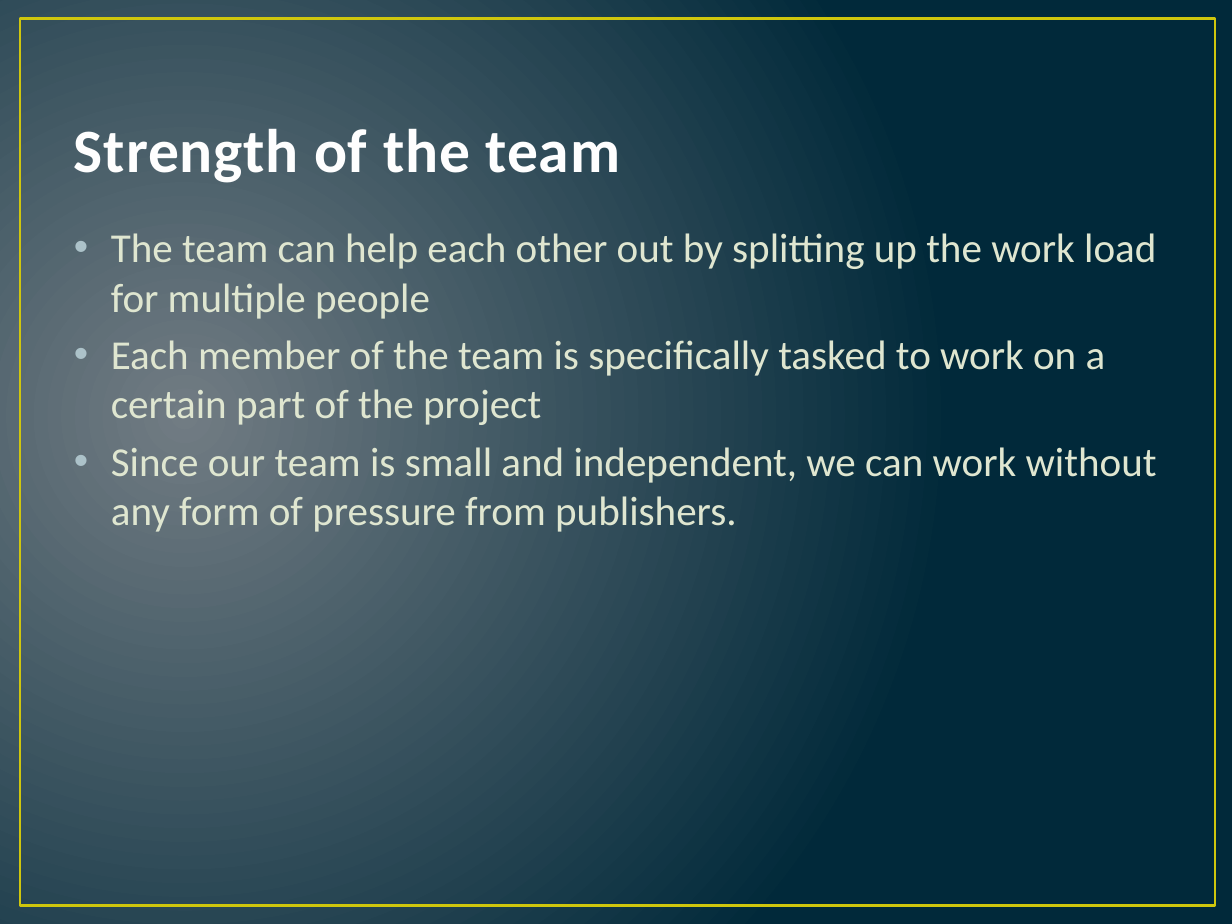
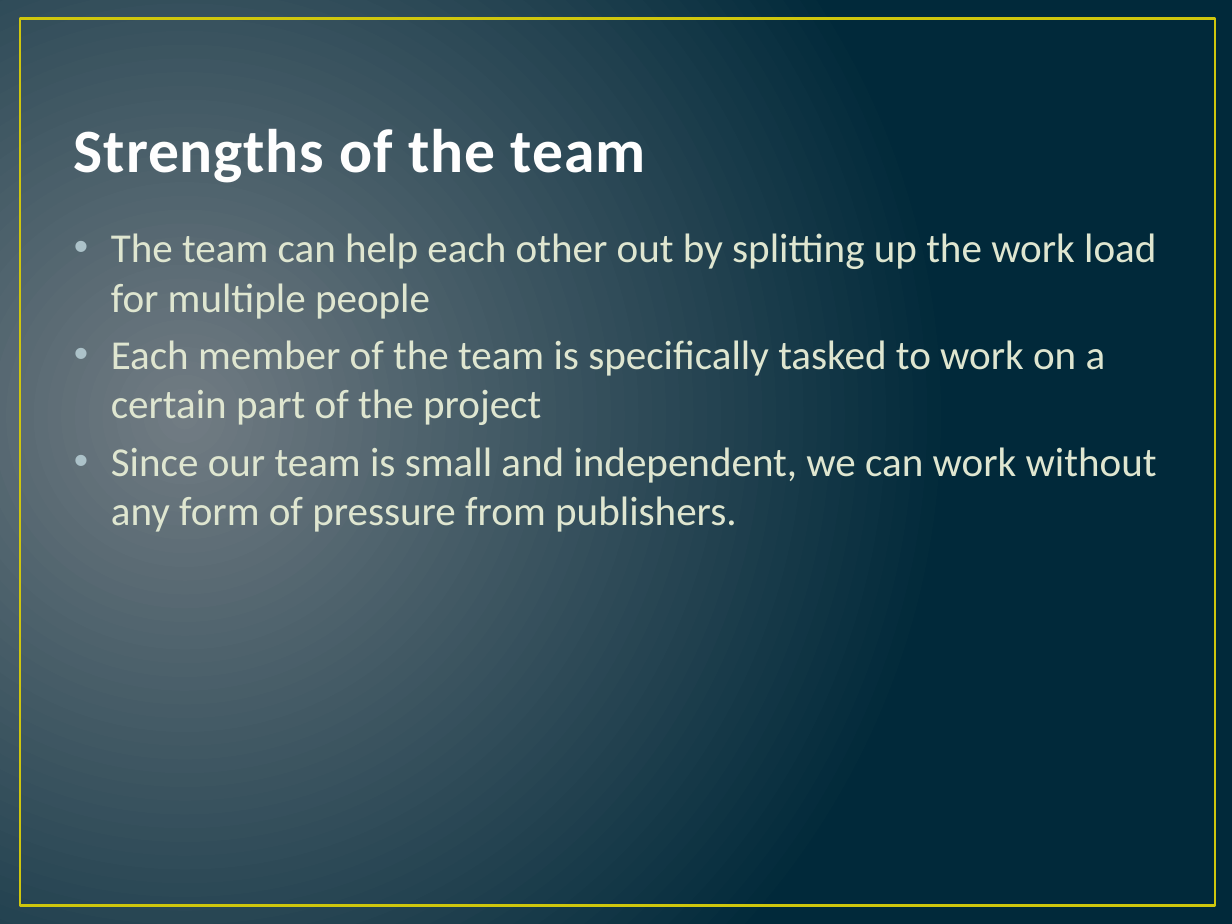
Before and after one commit to Acularius/Pixel-Brother, a slide deck: slide 7 of Assignment/Marketing Presentation/Marketing Presentation Final.pptx. Drawn at 1232x924 pixels with LibreOffice and Linux fonts; fonts in the diff are those of the drawing. Boxes give left, top, right and bottom in pixels: in the first picture for what was removed or moved away, otherwise in the second. Text is boxed around its words. In the diff, an @@ line names an element or a change of style, - is before the commit and + after.

```diff
--- a/Assignment/Marketing Presentation/Marketing Presentation Final.pptx
+++ b/Assignment/Marketing Presentation/Marketing Presentation Final.pptx
@@ title at box(74, 128, 646, 183): text changed @@
-Strength of the team
+Strengths of the team
```
Also in this commit, not shown: 1 other slide changed.
